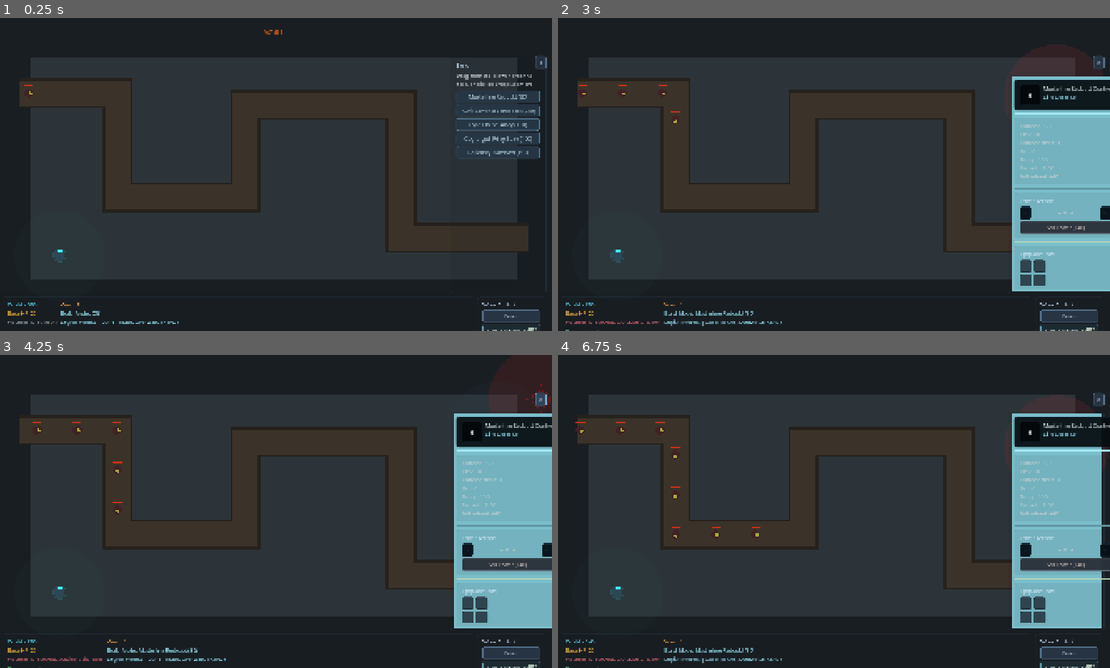
Above: before the commit, frames 1-4 (two rows, left to right).
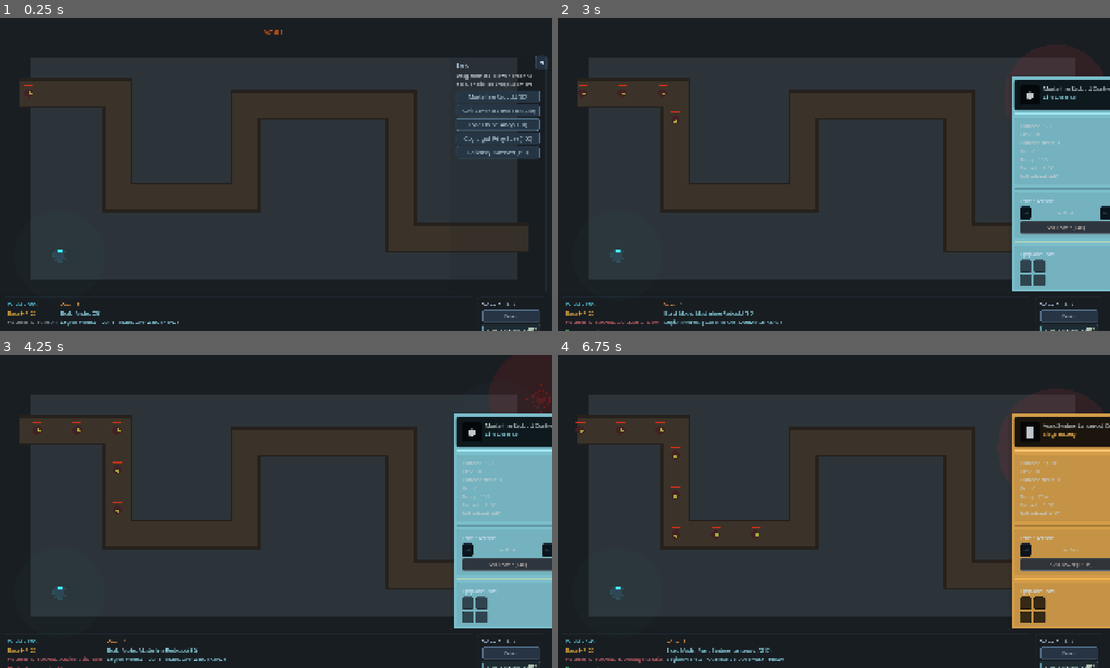
Above: after the commit, the same moments.

Repository: Auda29/TDG
Game: Godot game, scene res://scenes/bootstrap/game_root.tscn
Same seed, same stepped clock (60 frames per second), same inputs: the game is played once before the commit and once after it. This scene is started directly instead of the project's main scene.
Inputs (mouse positions are in pixels of both pictures, inside the frame that each line leads up to):
- Up to frame 1 (0.25 s): no input
- Up to frame 2 (3 s): click "Auto Next Wave" at 0.5 s; click "Auto Next Wave" at 1.25 s; click "<" (after the commit: "◀") at 2 s; click "Musterline Redoubt (80)" at 2.75 s
- Up to frame 3 (4.25 s): click (540, 398) at 3.5 s, where only the run before the commit has a clickable ">"
- Up to frame 4 (6.75 s): click "<" (after the commit: "◄") at 4.25 s; click ">" (after the commit: "►") at 5 s; click "Sell Tower (+40)" at 5.75 s; click (1054, 448) at 6.5 s, where only the run after the commit has a clickable "Auric Sentinel Lancepost (210)"

The runs differ from the first frame. In frame 1, less than 0.1% of the frame differs, in the area x 97-100%, y 12-17%; in frame 2, 0.1%; in frame 3, 0.1%; in frame 4, 11%, in the area x 10-100%, y 12-99%.

Commit message:
Enhance project settings and UI elements for improved gameplay experience
Updated project.godot to include initial and minimum window sizes, and adjusted stretch aspect settings for better display. Modified mvp_hud.tscn to change button text to symbols for a more intuitive interface. Enhanced run_state.gd and wave_runner.gd to include new enemy tracking variables and improved gameplay flow. Updated mvp_hud.gd to refine visual feedback for HUD elements and ensure better user interaction. Improved localization for clarity in both English and German.

Diff:
--- a/game/project.godot
+++ b/game/project.godot
@@ -30,7 +30,12 @@
 
 window/size/viewport_width=1920
 window/size/viewport_height=1080
+window/size/initial_width=1280
+window/size/initial_height=720
+window/size/min_width=960
+window/size/min_height=540
 window/stretch/mode="canvas_items"
+window/stretch/aspect="keep"
 
 [gui]
 
--- a/game/scenes/ui/mvp_hud.tscn
+++ b/game/scenes/ui/mvp_hud.tscn
@@ -563,7 +563,7 @@
 [node name="TargetPrevButton" type="Button" parent="SelectedPanel/SelectedScroll/SelectedMargin/SelectedVBox/ActionsPanel/ActionsMargin/ActionsVBox/TargetingRow"]
 custom_minimum_size = Vector2(40, 0)
 layout_mode = 2
-text = "<"
+text = "◄"
 disabled = true
 
 [node name="TargetModeLabel" type="Label" parent="SelectedPanel/SelectedScroll/SelectedMargin/SelectedVBox/ActionsPanel/ActionsMargin/ActionsVBox/TargetingRow"]
@@ -575,7 +575,7 @@
 [node name="TargetNextButton" type="Button" parent="SelectedPanel/SelectedScroll/SelectedMargin/SelectedVBox/ActionsPanel/ActionsMargin/ActionsVBox/TargetingRow"]
 custom_minimum_size = Vector2(40, 0)
 layout_mode = 2
-text = ">"
+text = "►"
 disabled = true
 
 [node name="SellButton" type="Button" parent="SelectedPanel/SelectedScroll/SelectedMargin/SelectedVBox/ActionsPanel/ActionsMargin/ActionsVBox"]
--- a/game/scripts/core/run_state.gd
+++ b/game/scripts/core/run_state.gd
@@ -40,7 +40,7 @@
 		"objective_secured": "OBJECTIVE SECURED", "target_wave_cleared": "Target wave %d cleared - Free Mode unlocked", "vict …(234 unchanged characters)…
 		"tower_selected": "Tower selected", "targeting_mode": "Targeting: %s", "tower_sold": "Tower sold +%d", "commander_sel …(189 unchanged characters)…
 		"free_mode_banner": "FREE MODE", "free_mode_continue": "Objective complete - survival can continue indefinitely", "free_mode_manual": "Objective complete - start the next wave when ready",
-		"line_defense": "Line Defense", "siege_battery": "Siege Battery", "tower_control": "%s Control", "sell_towe …(144 unchanged characters)…
+		"line_defense": "Line Defense", "siege_battery": "Siege Battery", "anti_swarm_array": "Anti-Swarm Array", "relay_support": "Relay Support", "siege_bombard": "Siege Bombard", "tower_control": "%s Control", "sell_towe …(144 unchanged characters)…
 		"settings": "Settings", "master_volume": "Master Volume", "music_volume": "Music Volume", "sfx_volume": "SFX Volume", "fullscreen": "Fullscreen", "apply": "Apply", "close": "Close", "locked_requires": "Locked: requires victory on %s",
 	},
 	"de": {
@@ -59,7 +59,7 @@
 		"objective_secured": "ZIEL GESICHERT", "target_wave_cleared": "Zielwelle %d geschafft - Freier Modus freigeschaltet", …(258 unchanged characters)…
 		"tower_selected": "Turm ausgewählt", "targeting_mode": "Zielmodus: %s", "tower_sold": "Turm verkauft +%d", "commander …(202 unchanged characters)…
 		"free_mode_banner": "FREIER MODUS", "free_mode_continue": "Ziel erfüllt - Überleben kann unbegrenzt weitergehen", "free_mode_manual": "Ziel erfüllt - starte die nächste Welle, wenn du bereit bist",
-		"line_defense": "Linienverteidigung", "siege_battery": "Belagerungsbatterie", "tower_control": "%s Steuerung", "sell_to …(169 unchanged characters)…
+		"line_defense": "Linienverteidigung", "siege_battery": "Belagerungsbatterie", "anti_swarm_array": "Anti-Schwarm-Array", "relay_support": "Relais-Unterstützung", "siege_bombard": "Belagerungsbombarde", "tower_control": "%s Steuerung", "sell_to …(169 unchanged characters)…
 		"settings": "Einstellungen", "master_volume": "Master-Lautstärke", "music_volume": "Musik-Lautstärke", "sfx_volume": "SFX-Lautstärke", "fullscreen": "Vollbild", "apply": "Anwenden", "close": "Schließen", "locked_requires": "Gesperrt: benötigt Sieg auf %s",
 	},
 }
--- a/game/scripts/gameplay/game_root.gd
+++ b/game/scripts/gameplay/game_root.gd
@@ -333,11 +333,13 @@
 	hud_instance.show_event(RunState.t("wave_cleared_bonus") % bonus, Color(0.9, 0.9, 0.4))
 	current_wave_number += 1
 	if RunState.is_target_wave_reached(cleared_wave):
+		waiting_for_manual_next_wave = false
+		auto_start_next_wave = false
 		_trigger_victory(cleared_wave)
 		return
 	if auto_start_next_wave:
 		await get_tree().create_timer(2.0).timeout
-		if auto_start_next_wave:
+		if auto_start_next_wave and not RunState.is_run_over:
 			_start_wave(current_wave_number)
 	else:
 		waiting_for_manual_next_wave = true
@@ -605,10 +607,6 @@
 		return
 	RunState.resume_free_mode()
 	get_tree().paused = false
+	waiting_for_manual_next_wave = true
 	hud_instance.show_banner(RunState.t("free_mode_banner"), Color(0.62, 1.0, 0.76), 2.0)
-	hud_instance.show_event(RunState.t("free_mode_continue"), Color(0.72, 1.0, 0.78), 2.6)
-	if auto_start_next_wave:
-		_start_wave(current_wave_number)
-	else:
-		waiting_for_manual_next_wave = true
-		hud_instance.show_event(RunState.t("free_mode_manual"), Color(0.72, 1.0, 0.78), 2.8)
+	hud_instance.show_event(RunState.t("free_mode_manual"), Color(0.72, 1.0, 0.78), 2.8)
--- a/game/scripts/gameplay/wave/wave_runner.gd
+++ b/game/scripts/gameplay/wave/wave_runner.gd
@@ -16,6 +16,8 @@
 var health_scale: float = 1.0
 var spawned_count: int = 0
 var active_count: int = 0
+var defeated_count: int = 0
+var reached_goal_count: int = 0
 var _spawn_timer: float = 0.0
 var _started: bool = false
 
@@ -25,6 +27,8 @@
 	fortress_callback = on_enemy_reached_goal
 	spawned_count = 0
 	active_count = 0
+	defeated_count = 0
+	reached_goal_count = 0
 	_spawn_timer = 0.0
 	_started = true
 
@@ -55,11 +59,13 @@
 
 func _on_enemy_removed(enemy: Node) -> void:
 	active_count = max(0, active_count - 1)
+	defeated_count += 1
 	if is_instance_valid(enemy):
 		enemy_defeated.emit(enemy.credit_reward)
 
 func _on_enemy_reached_goal(enemy: Node) -> void:
 	active_count = max(0, active_count - 1)
+	reached_goal_count += 1
 	if fortress_callback.is_valid():
 		fortress_callback.call(enemy)
 
--- a/game/scripts/ui/mvp_hud.gd
+++ b/game/scripts/ui/mvp_hud.gd
@@ -260,16 +260,25 @@
 		game_over_side_right.color.a = 0.22 + end_pulse * 0.16
 	if _banner_timer > 0.0:
 		_banner_timer = maxf(0.0, _banner_timer - delta)
+		banner_label.modulate.a = clampf(_banner_timer / 0.4, 0.0, 1.0)
 		if _banner_timer <= 0.0:
 			banner_label.text = ""
+	else:
+		banner_label.modulate.a = 0.0
 	if _event_timer > 0.0:
 		_event_timer = maxf(0.0, _event_timer - delta)
+		event_label.modulate.a = clampf(_event_timer / 0.4, 0.0, 1.0)
 		if _event_timer <= 0.0:
 			_event_text = ""
+	else:
+		event_label.modulate.a = 0.0
 	if _threat_timer > 0.0:
 		_threat_timer = maxf(0.0, _threat_timer - delta)
+		threat_label.modulate.a = clampf(_threat_timer / 0.4, 0.0, 1.0)
 		if _threat_timer <= 0.0:
 			_threat_text = ""
+	else:
+		threat_label.modulate.a = 0.0
 	_update_selected_panel()
 	_update_flow_panel()
 
@@ -309,6 +318,12 @@
 		return
 	boss_name_label.text = RunState.t("boss_name") % boss_name
 	boss_health_bar.value = clampf(health_ratio, 0.0, 1.0) * 100.0
+	if health_ratio <= 0.25:
+		boss_health_bar.self_modulate = Color(1.0, 0.28, 0.18, 1.0)
+	elif health_ratio <= 0.5:
+		boss_health_bar.self_modulate = Color(1.0, 0.56, 0.18, 1.0)
+	else:
+		boss_health_bar.self_modulate = Color(1.0, 0.78, 0.20, 1.0)
 
 func set_selected_build_mode(tower_id: String) -> void:
 	var build_buttons := {
@@ -325,7 +340,9 @@
 		button.modulate = UI_BUTTON_GO if active else UI_BUTTON_COOL
 	if tower_id != "":
 		_set_build_drawer_visible(false)
+		build_drawer_toggle_button.visible = false
 	elif _selected_tower == null:
+		build_drawer_toggle_button.visible = true
 		_set_build_drawer_visible(true)
 
 func set_selected_tower(tower: Node) -> void:
@@ -406,7 +423,7 @@
 func _set_build_drawer_visible(visible: bool) -> void:
 	_build_drawer_open = visible
 	build_drawer_panel.visible = visible
-	build_drawer_toggle_button.text = "<" if visible else ">"
+	build_drawer_toggle_button.text = "◀" if visible else "▶"
 
 func _apply_visual_theme() -> void:
 	bottom_bar.self_modulate = UI_PANEL_TINT
@@ -427,6 +444,7 @@
 	frame_bottom.color = Color(0.42, 0.82, 0.96, 0.45)
 	corner_tl.color = Color(0.60, 0.90, 1.0, 0.9)
 	corner_br.color = Color(0.96, 0.72, 0.24, 0.8)
+	silhouette_label.add_theme_font_size_override("font_size", 36)
 	for label in [credits_label, wave_label, base_label, mode_label, placement_label, commander_label, hint_label, selecte …(219 unchanged characters)…
 		label.add_theme_color_override("font_color", UI_COLOR_NEUTRAL)
 	credits_label.add_theme_color_override("font_color", UI_COLOR_DEFENDER)
@@ -475,6 +493,8 @@
 func _update_selected_panel() -> void:
 	if _selected_tower == null or not is_instance_valid(_selected_tower):
 		selected_panel.visible = false
+		build_drawer_toggle_button.visible = true
+		_set_build_drawer_visible(true)
 		selected_title_label.text = RunState.t("selected_tower")
 		selected_subtitle_label.text = RunState.t("defense_unit")
 		silhouette_label.text = "⬢"
@@ -490,6 +510,8 @@
 		sell_button.disabled = true
 		return
 	selected_panel.visible = true
+	_set_build_drawer_visible(false)
+	build_drawer_toggle_button.visible = false
 	var tower_name: String = _selected_tower.get_ui_display_name() if _selected_tower.has_method("get_ui_display_name") else String(_selected_tower.name)
 	var refund: int = _selected_tower.get_sell_refund() if _selected_tower.has_method("get_sell_refund") else 0
 	var average_dps: float = _selected_tower.get_average_dps() if _selected_tower.has_method("get_average_dps") else 0.0
@@ -526,6 +548,33 @@
 		selected_subtitle_label.add_theme_color_override("font_color", Color(1.0, 0.74, 0.34))
 		for upgrade_slot in [upgrade_slot_a, upgrade_slot_b, upgrade_slot_c, upgrade_slot_d]:
 			upgrade_slot.modulate = Color(0.34, 0.22, 0.16, 0.95)
+	elif tower_name == PYRE_CHAPEL_DATA.get_localized_display_name():
+		_current_header_base_color = Color(0.46, 0.20, 0.14, 1.0)
+		_current_silhouette_base_color = Color(0.22, 0.10, 0.08, 1.0)
+		_current_accent_color = Color(1.0, 0.44, 0.14, 0.95)
+		silhouette_label.text = "▲"
+		selected_subtitle_label.text = RunState.t("anti_swarm_array")
+		selected_subtitle_label.add_theme_color_override("font_color", Color(1.0, 0.44, 0.14))
+		for upgrade_slot in [upgrade_slot_a, upgrade_slot_b, upgrade_slot_c, upgrade_slot_d]:
+			upgrade_slot.modulate = Color(0.38, 0.18, 0.12, 0.95)
+	elif tower_name == COGFORGED_RELAY_DATA.get_localized_display_name():
+		_current_header_base_color = Color(0.18, 0.30, 0.44, 1.0)
+		_current_silhouette_base_color = Color(0.10, 0.16, 0.24, 1.0)
+		_current_accent_color = Color(0.34, 0.92, 1.0, 0.95)
+		silhouette_label.text = "◈"
+		selected_subtitle_label.text = RunState.t("relay_support")
+		selected_subtitle_label.add_theme_color_override("font_color", Color(0.34, 0.92, 1.0))
+		for upgrade_slot in [upgrade_slot_a, upgrade_slot_b, upgrade_slot_c, upgrade_slot_d]:
+			upgrade_slot.modulate = Color(0.16, 0.28, 0.40, 0.95)
+	elif tower_name == RELIQUARY_BOMBARD_DATA.get_localized_display_name():
+		_current_header_base_color = Color(0.32, 0.28, 0.14, 1.0)
+		_current_silhouette_base_color = Color(0.16, 0.14, 0.08, 1.0)
+		_current_accent_color = Color(1.0, 0.58, 0.18, 0.95)
+		silhouette_label.text = "⊕"
+		selected_subtitle_label.text = RunState.t("siege_bombard")
+		selected_subtitle_label.add_theme_color_override("font_color", Color(1.0, 0.58, 0.18))
+		for upgrade_slot in [upgrade_slot_a, upgrade_slot_b, upgrade_slot_c, upgrade_slot_d]:
+			upgrade_slot.modulate = Color(0.30, 0.24, 0.12, 0.95)
 	else:
 		_current_header_base_color = Color(0.26, 0.42, 0.48, 1.0)
 		_current_silhouette_base_color = Color(0.16, 0.22, 0.26, 1.0)
